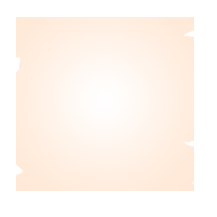
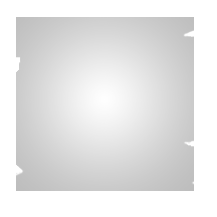
The second 217 × 217 image is a revision of the first. Changes to its layers:
"Preenchimento de Cor 2": opacity 30% → 100% over box(16, 17, 194, 191)
added layer "Preenchimento de Cor 5" above "Camada 2" over box(16, 17, 194, 191)
hid "Preenchimento de Cor 1" over box(16, 17, 194, 191)
